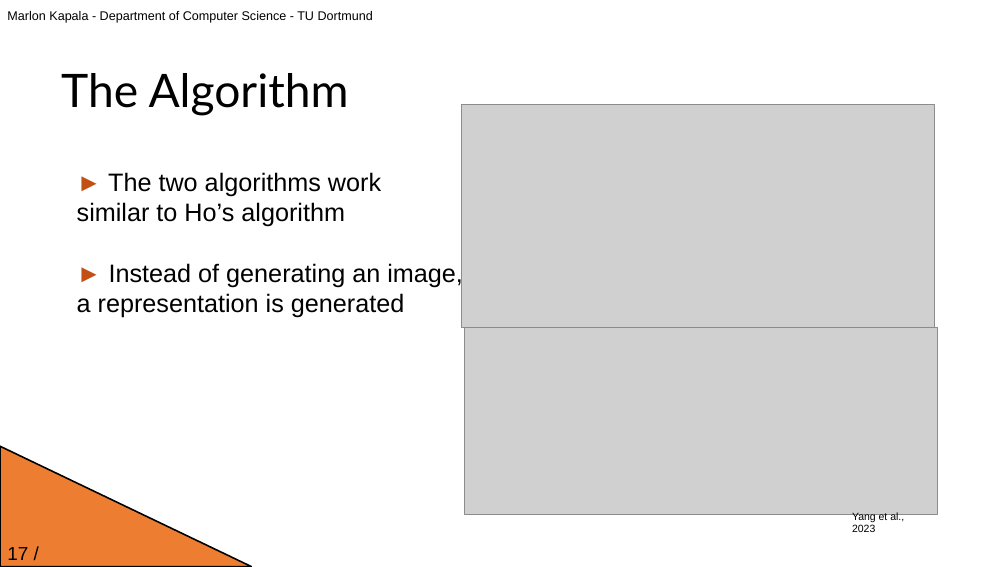
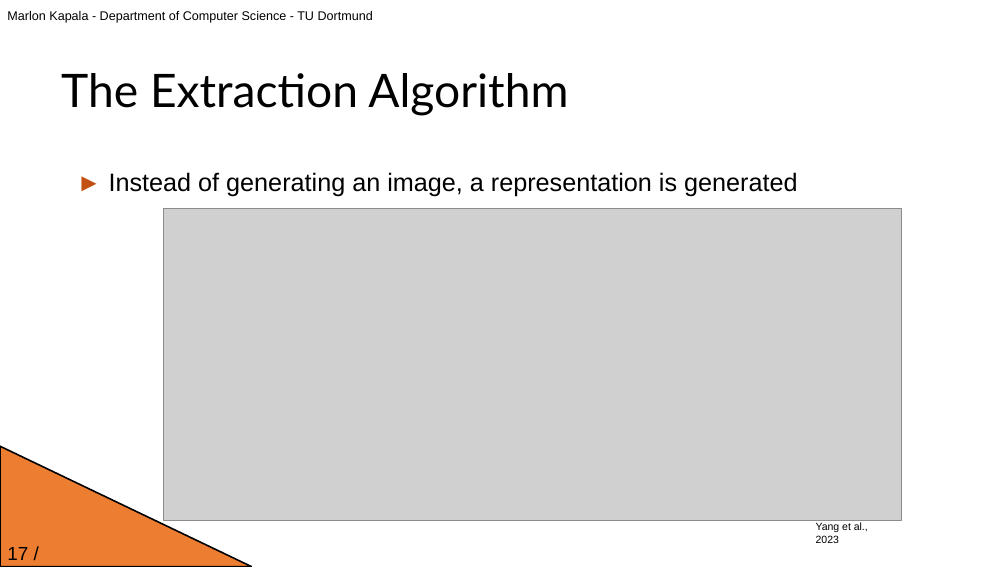
Before and after one commit to JavaLangMarlon/ddm-proseminar-tu-dortmund, a slide deck: slide 18 of presentation.pptx (slide 17 before the commit). Drawn at 1008x567 pixels with LibreOffice and Linux fonts; fonts in the diff are those of the drawing; grey boxes stand for pictures; background and template pictures are left out. Boxes give left, top, right and bottom in pixels: in the first picture for what was removed or moved away, otherwise in the second. Text is boxed around its words. In the diff, an @@ line names an element or a change of style, - is before the commit and + after.

```diff
--- a/presentation.pptx
+++ b/presentation.pptx
@@ text at bbox=[61, 73, 568, 116]: text changed @@
-The Algorithm
+The Extraction Algorithm
@@ picture removed at bbox=[461, 104, 935, 327] @@
@@ text at bbox=[109, 172, 797, 197]: text changed @@
-► The two algorithms work
-similar to Ho’s algorithm
-► Instead of generating an image,
-a representation is generated
+► Instead of generating an image, a representation is generated
@@ picture added at bbox=[164, 209, 901, 521] @@
@@ picture removed at bbox=[464, 327, 938, 514] @@
@@ text "Yang et al., 2023": place and size @@
-text "Yang et al., 2023" at bbox=[852, 512, 904, 532]
+text "Yang et al., 2023" at bbox=[816, 522, 868, 543]
```
Also in this commit, not shown: 23 other slides changed, 1 slide added, 1 other file.
